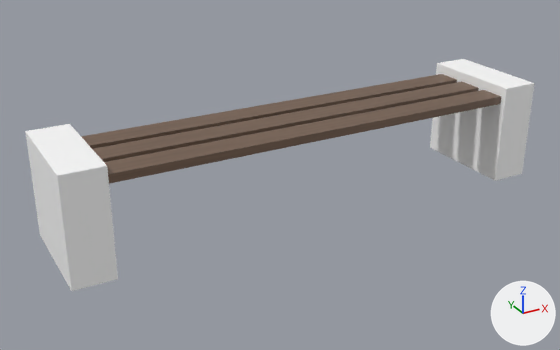
Renders of the glTF model site_viewer/static/models/bench_3.gltf from each side of a commit.
One viewpoint serves both versions: a 50 mm camera at (-1.64, -2.78, 1.56) aimed at (-0.1, 0.02, 0.16). Lighting does not change. The marker at lower right points along +X, +Y and +Z.
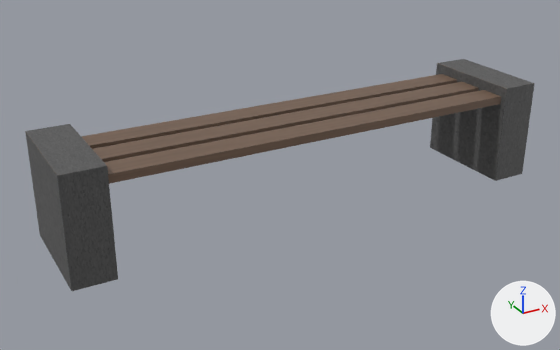
Where the change shows, as pixel boxes [x1, y1, x2, y2] in the pictures (560 x 350 px):
```json
{"object": "Cube", "change": "recoloured", "before": [25, 59, 535, 291], "after": [25, 59, 535, 291]}
```

Edits to the scene script, one JSON object a line:
```json
{"block": "me_cube_001", "where": "me_cube_001.from_pydata(...)  # 48 vertices, 88 faces; spans x -0.09..2.17, y -0.25..0.25, z -0.25..0.22"}
{"op": "remove", "block": "me_cube_001", "code": "me_cube_001.materials.append(mat_material)  # white #ffffff"}
{"op": "add", "block": "me_cube_001", "code": "me_cube_001.materials.append(mat_final_mat_3)  # picture img_dif_bench_3"}
```
